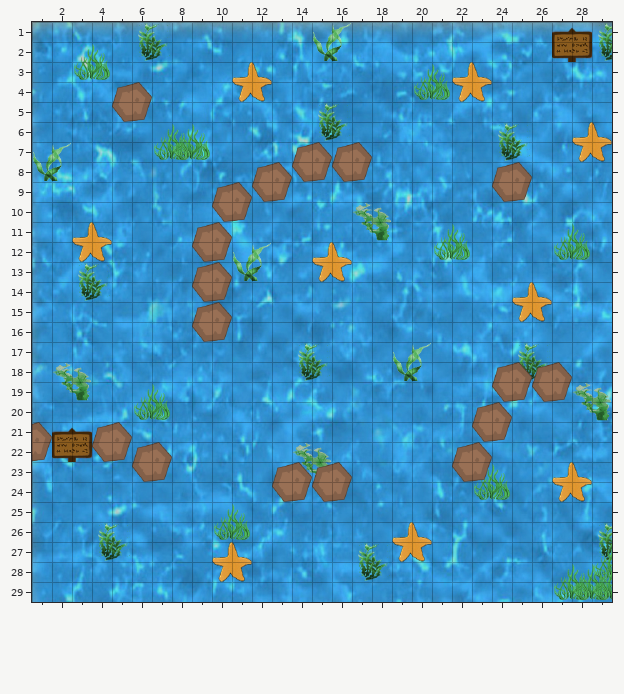
A Tiled map gets an edit: chapter10/starfishCollector/assets/map.tmx. This is how it looked before the edit.
Cells are 32x32 px. Shown: x 1..29, y 1..29.
The result:
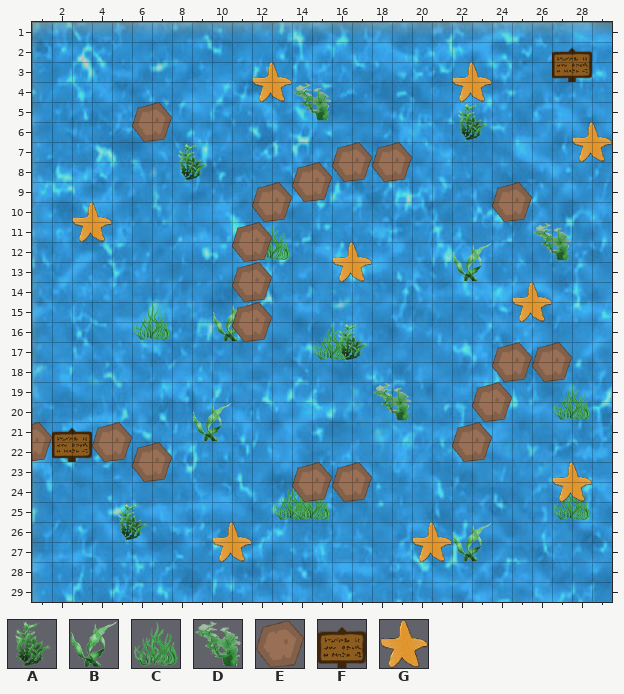
Key: from "ocean-plants": A 0, B 1, C 2, D 3; from "rock": E 0 "Rock"; from "sign": F 0 "Sign"; from "starfish": G 0 "Starfish".
_ is an empty cell, . an unchanged one.
Objects are placed by their top-left corner, in cells (3,4 is the top-left corner of cell 3,4); size is 1x1 cell unless given.
Commit: Created the Tiled Map
Changes in this commit:
--- layer "Tile Layer 1"
@@ x 1..29 @@
- 2 .....A........B.............A
- 3 ..C..........................
- 4 ...................C.........
- 5 ............._...............
- 6 ..............A......_.......
- 7 ......CC...............A.....
- 8 B......_.....................
+ 2 ....._........_............._
+ 3 .._..........................
+ 4 ..................._.........
+ 5 .............D...............
+ 6 .............._......A.......
+ 7 ......__..............._.....
+ 8 _......A.....................
@@ x 3..27 @@
-11 ..............D..........
-12 ........._........C...._C
-13 ........B.........._.....
-14 A........................
+11 .............._..........
+12 .........C........_....D_
+13 ........_..........B.....
+14 _........................
@@ x 2..28 @@
-16 ...._..._..................
-17 .............__............
-18 ............A....B.....A...
-19 D..........................
-20 ....C..........._........_D
-21 ......._...................
+16 ....C...B..................
+17 .............CA............
+18 ............_...._....._...
+19 _..........................
+20 ...._...........D........C_
+21 .......B...................
@@ x 4..29 @@
-23 ..........D...............
-24 ...................C......
-25 .........__............_..
-26 ._....C...................
-27 A................._......A
-28 .............A...........C
-29 .......................CCC
+23 .........._...............
+24 ..................._......
+25 .........CC............C..
+26 .A...._...................
+27 _.................B......_
+28 ............._..........._
+29 .......................___
--- layer "Object Layer 1"
-E "Rock" at 5,4 size 2x2
+E "Rock" at 11,13 size 2x2
-E "Rock" at 24,8 size 2x2
+E "Rock" at 11,15 size 2x2
+F "Sign" at 27,2 size 2x2
+G "Starfish" at 12,3 size 2x2
+E "Rock" at 6,5 size 2x2
+E "Rock" at 18,7 size 2x2
+E "Rock" at 14,8 size 2x2
+E "Rock" at 12,9 size 2x2
+E "Rock" at 24,9 size 2x2
+G "Starfish" at 3,10 size 2x2
+E "Rock" at 11,11 size 2x2
+G "Starfish" at 16,12 size 2x2
+E "Rock" at 24,17 size 2x2
+E "Rock" at 26,17 size 2x2
+E "Rock" at 23,19 size 2x2
+E "Rock" at 22,21 size 2x2
+E "Rock" at 14,23 size 2x2
+E "Rock" at 16,23 size 2x2
+G "Starfish" at 20,26 size 2x2
+G "Starfish" at 10,26 size 2x2
-F "Sign" at 27,1 size 2x2
-G "Starfish" at 11,3 size 2x2
-E "Rock" at 14,7 size 2x2
-E "Rock" at 12,8 size 2x2
-E "Rock" at 10,9 size 2x2
-E "Rock" at 9,11 size 2x2
-G "Starfish" at 3,11 size 2x2
-G "Starfish" at 15,12 size 2x2
-E "Rock" at 9,13 size 2x2
-E "Rock" at 9,15 size 2x2
-E "Rock" at 24,18 size 2x2
-E "Rock" at 26,18 size 2x2
-E "Rock" at 23,20 size 2x2
-E "Rock" at 22,22 size 2x2
-E "Rock" at 13,23 size 2x2
-E "Rock" at 15,23 size 2x2
-G "Starfish" at 19,26 size 2x2
-G "Starfish" at 10,27 size 2x2
